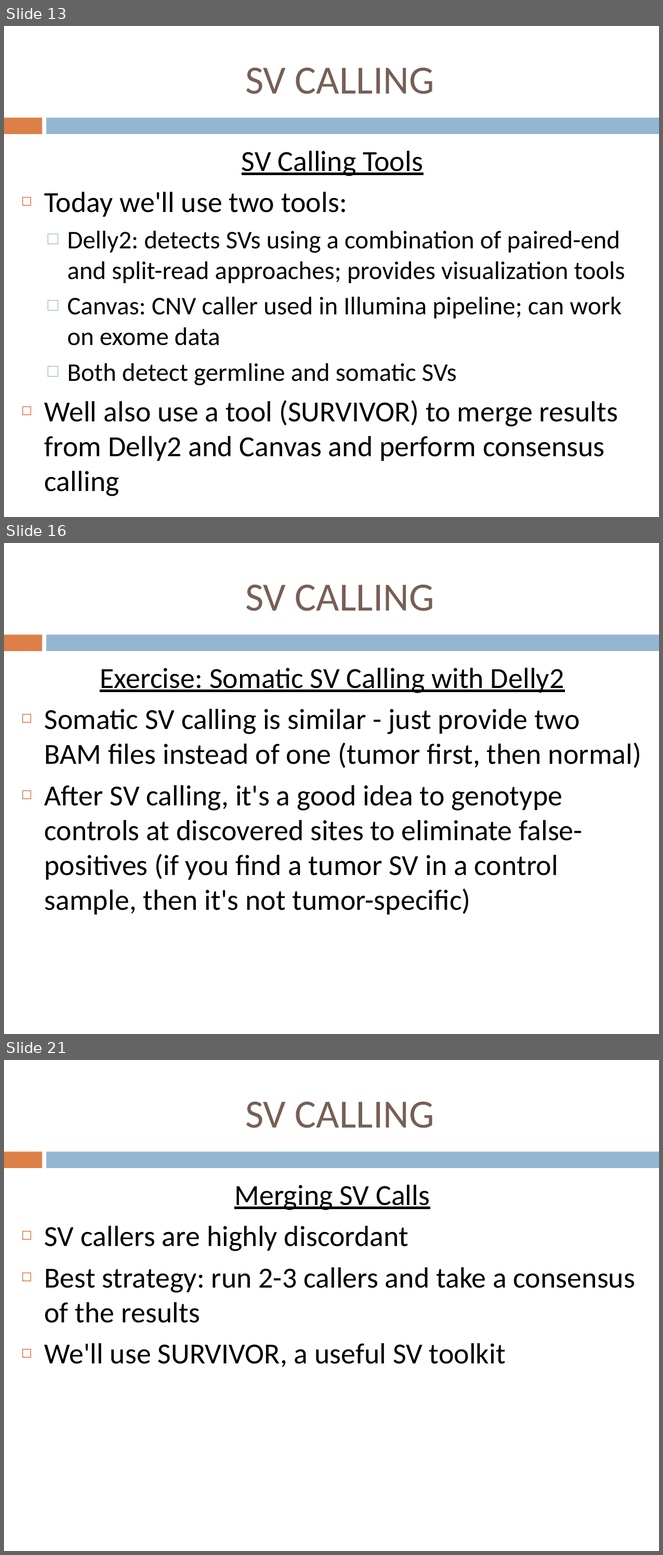
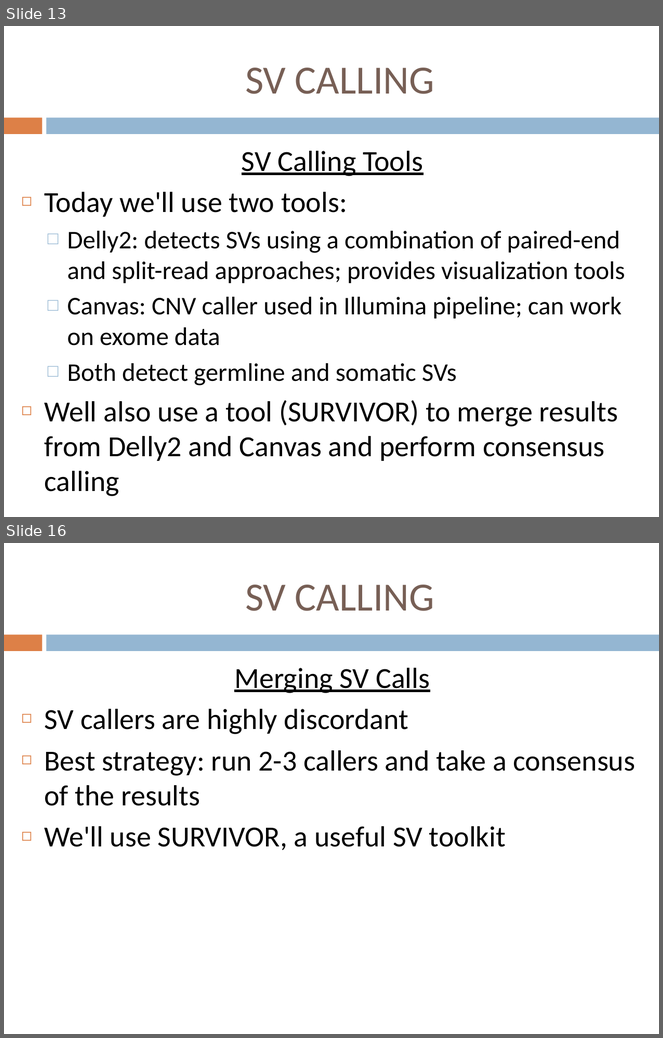
Before and after one commit to jdidion/OpenBioinformaticsWorkshops, a slide deck: development/AdvancedDNASeq/slides/Part4_SVs.pptx. Shown one above the other, each under a label of ours: slides 13, 16 and 21 before the commit, slides 13 and 16 after it; the slides between them are not shown. The pictures are 663x1555 and 663x1038 pixels, drawn with LibreOffice and Linux fonts; fonts in the diff are those of the drawing. Boxes give left, top, right and bottom in pixels: in the first picture for what was removed or moved away, otherwise in the second. Text is boxed around its words. In the diff, an @@ line names an element or a change of style, - is before the commit and + after.

```diff
--- a/development/AdvancedDNASeq/slides/Part4_SVs.pptx
+++ b/development/AdvancedDNASeq/slides/Part4_SVs.pptx
@@ slide 16 removed at bbox=[4, 543, 659, 1034], background #FFFFFF; not listed: 2 template elements that a slide beside it also shows @@
@@ title removed at bbox=[245, 585, 435, 611] @@
-SV CALLING
@@ text removed at bbox=[44, 668, 642, 915] @@
-Exercise: Somatic SV Calling with Delly2
-◻ Somatic SV calling is similar - just provide two BAM files instead of one (tumor first, then normal)
-◻ After SV calling, it's a good idea to genotype controls at discovered sites to eliminate false-positives (if you find a tumor SV in a control sample, then it's not tumor-specific)
@@ what was slide 21 is now slide 16 @@
```
Also in this commit, not shown: 6 slides changed, 4 other slides removed, 3 other files.
